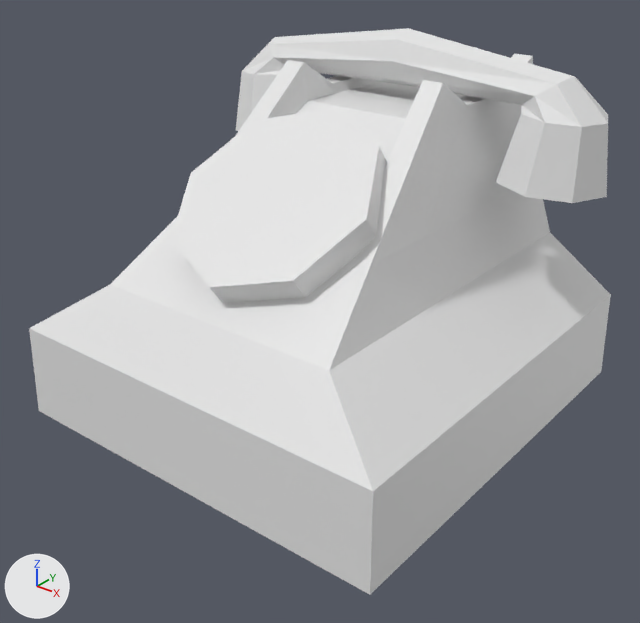
A saved change to the Blender file Blender Assets/optimised/telephone.blend.
Rendered twice from a 50 mm lens placed at (3.59, -4.88, 2.16), pointed at (0.09, -0.5, -0.55). The axes (+X, +Y, +Z) are drawn at lower left. The lights are the same throughout.

Names of what the first picture shows: 'cylinder', 'phone'.
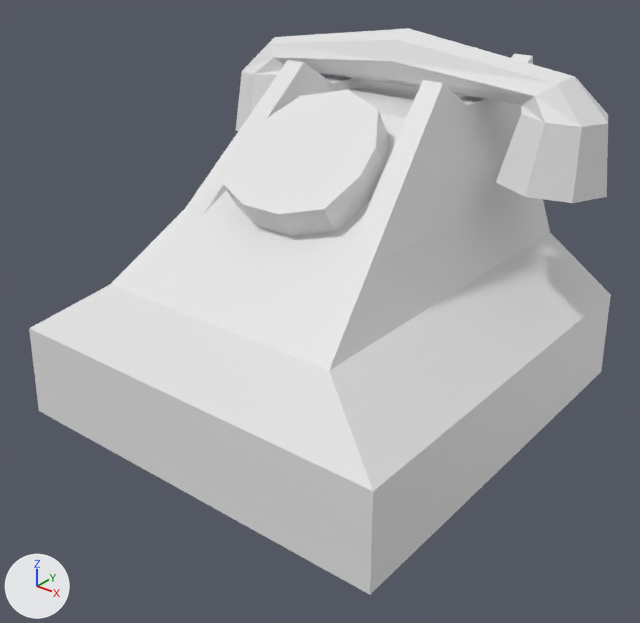
Diff of the bpy script that builds the scene:
```diff
--- a/Blender Assets/optimised/telephone.blend.py
+++ b/Blender Assets/optimised/telephone.blend.py
@@ me_cylinder_001 @@
 # used by ob_cylinder; location = (0.0, -0.407, -0.241); rotation_euler = (0.638, 0.0, 0.0), in degrees (37, 0, 0); scale = (0.734, 0.734, 0.734)
-me_cylinder_001.from_pydata(...)  # 98 vertices, 92 faces; spans x -2.04..2.04, y -2.44..2.88, z -2.59..1.07
+me_cylinder_001.from_pydata(...)  # 104 vertices, 105 faces; spans x -2.04..2.04, y -2.44..2.88, z -2.59..1.09
+# me_cylinder_001 part 1
+# 16 vertices are removed from x -1.0..1.0, y -1.0..1.0, z 0.47..1.07
+# 11 faces are deleted
+# 14 vertices are added at x -0.7..0.7, y -0.2..1.28, z 0.72..1.04
+# 8 new vertices lie (0.0, 0.01, 0.29) away from vertices in x -0.7..0.7, y -0.2..1.1, z 0.73..0.8
+# 24 new faces join them
```

Boxes (x1, y1, x2, y2) around the edits, measured in the pictures (640 x 623 px):
part 1 of me_cylinder_001, built on: before (170, 101, 406, 303); after (204, 90, 406, 256)
